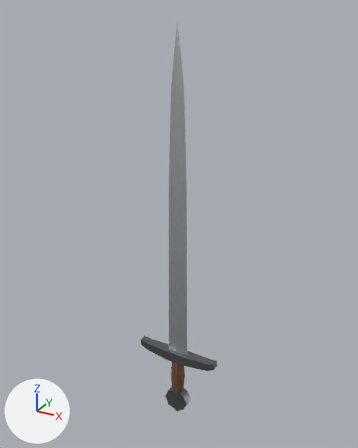
A saved change to the FBX model sword/export/medieval_sword.fbx.
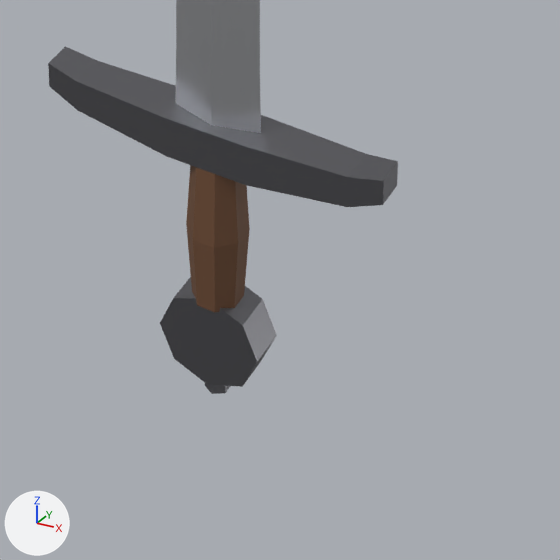
Each version is shown whole from a 50 mm lens placed at (0.496, -0.895, 0.8), pointed at (-0.013, 0.03, 0.338), then close up on the part from 36% to 71% of the width and 73% to 100% of the height. Arrows for +X, +Y and +Z are at lower left; the lights stay in place. The last two pictures show the newer version. Where no turn or scale is listed for an object, it has been applied to the vertices.

The first close-up shows 'Blade', 'Grip', 'Guard', 'Pommel'.
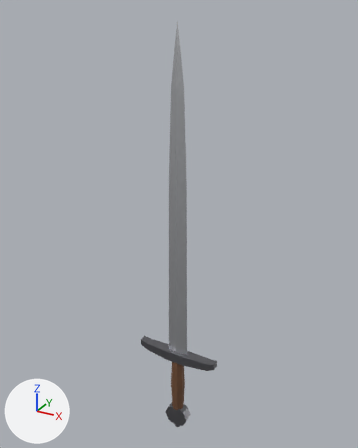
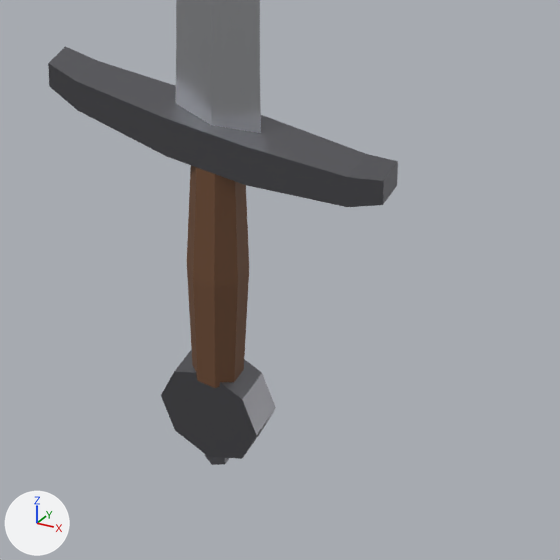
What differs and where, as boxes [x1, y1, x2, y2] in the close-ups (560 x 560 px):
```json
{"object": "Pommel", "change": "moved", "before": [160, 277, 277, 394], "after": [161, 349, 276, 465]}
{"object": "Grip", "change": "moved, rescaled", "before": [186, 165, 250, 312], "after": [187, 166, 249, 388], "on screen": "51% taller"}
```

Edits to the scene script, one JSON object a line:
```json
{"block": "me_grip", "where": "# used by ob_grip; location = (0.0, 0.0, 0.0)"}
{"op": "remove", "block": "me_grip", "code": "me_grip.from_pydata(...)  # 24 vertices, 18 faces; spans x -0.0166..0.0166, y -0.0166..0.0166, z -0.124..-0.026"}
{"op": "add", "block": "me_grip", "code": "me_grip.from_pydata(...)  # 24 vertices, 18 faces; spans x -0.0166..0.0166, y -0.0166..0.0166, z -0.18..-0.026"}
{"block": "me_grip", "change": "me_grip part 1: the whole mesh is scaled about its middle by (1, 1, 1.57), then moved by (0.0, 0.0, -0.028)"}
{"op": "set", "path": "ob_pommel.location", "old": "(0.0, 0.0, -0.15)", "new": "(0.0, 0.0, -0.205)"}
```
